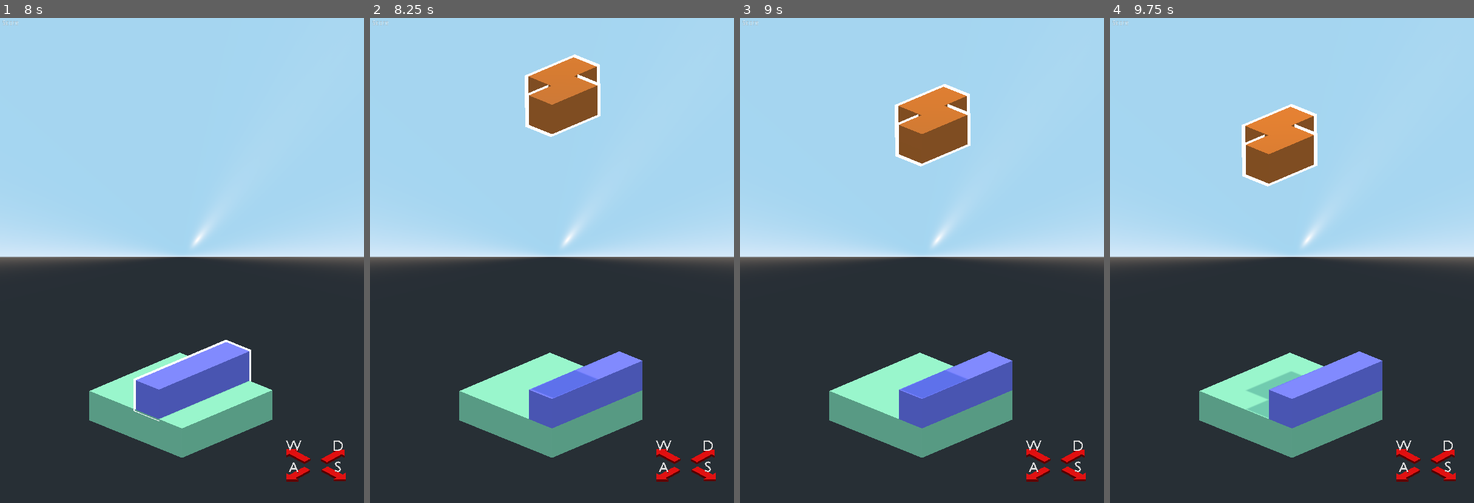
Above: before the commit, frames 1-4 (left to right).
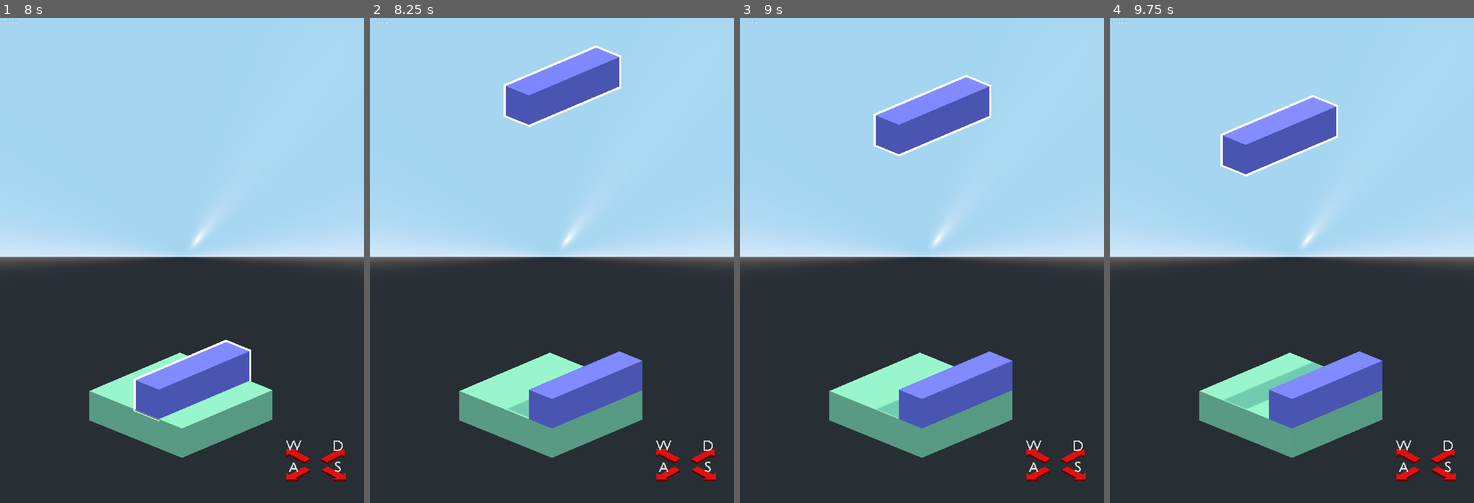
Above: after the commit, the same moments.

Repository: minifigmaster125/3DTetris
Game: Godot game, scene res://Main.tscn
Two runs of this game, one before a commit and one after it. Both use one fixed random seed, a clock stepped at 60 frames per second and the inputs below.
Inputs (mouse positions are in pixels of both pictures, inside the frame that each line leads up to):
- Up to frame 1 (8 s): tap Enter at 0.5, 2, 3.5 s; move the mouse to (262, 236) at 0.52 s; hold D (right) 0.53-1.28 s; tap Space at 1.25, 2.75, 4.25 s; move the mouse to (109, 284) at 1.27 s; hold S (down) 1.28-2.03 s; move the mouse to (218, 153) at 2.02 s; hold D (right) 2.03-2.78 s; move the mouse to (163, 357) at 2.77 s; hold W (up) 2.78-3.53 s; move the mouse to (291, 333) at 3.52 s; hold A (left) 3.53-5.03 s; move the mouse to (72, 187) at 4.27 s; move the mouse to (200, 260) at 5.02 s; hold S (down) 5.03-5.78 s; move the mouse to (127, 139) at 5.77 s; hold D (right) 5.78-6.53 s; move the mouse to (262, 236) at 6.52 s; hold W (up) 6.53-7.28 s; move the mouse to (109, 284) at 7.27 s; hold D (right) from 7.28 s (still down)
- Up to frame 2 (8.25 s): move the mouse to (588, 153) at 8.02 s; release D (right) at 8.03 s; hold S (down) from 8.03 s (still down)
- Up to frame 3 (9 s): move the mouse to (903, 357) at 8.77 s; release S (down) at 8.78 s; hold A (left) from 8.78 s (still down)
- Up to frame 4 (9.75 s): move the mouse to (1401, 333) at 9.52 s; release A (left) at 9.53 s; hold W (up) from 9.53 s (still down)

Frame 1 is identical in both runs. In frame 2, 4.4% of the frame differs, in the area x 36-69%, y 5-83%; in frame 3, 4.4%, in the area x 36-69%, y 11-83%; in frame 4, 4.3%.

Commit message:
fixed dropping pieces issue

Diff:
--- a/Main.tscn
+++ b/Main.tscn
@@ -19,6 +19,8 @@
 onready var cameraTween = $Pivot/Tween
 signal rotate_game(positive)
 var original_mat
+var pause = false
+var broken_pieces = {}
 
 func _ready() -> void:
 
@@ -52,13 +54,13 @@
 
 func spawn_new_block() -> void:
 	mode = 0
-	longStraight = longStraightScene.instance() if toggle else ZScene.instance()
+	longStraight = longStraightScene.instance() # if toggle else ZScene.instance()
 	toggle = not toggle
 	add_child(longStraight)
 	longStraight.transform.origin = Vector3(-length+1, height+1, -width)
 
 func _on_Timer_timeout() -> void:
-	if longStraight:
+	if longStraight and not pause:
 		if not is_set():
 			# 2 is important for the math of converting block origin to matrix position right now
 			longStraight.transform.origin.y -= 2
@@ -82,6 +84,8 @@
 		camera_rotate = 0
 	elif event.is_action_pressed(\"camera_left\") and not cameraTween.is_active():
 		camera_rotate = 1
+	elif event.is_action_pressed(\"pause\"):
+		pause = !pause
 	elif not event is InputEventMouseMotion:
 		match(mode):
 			1:
@@ -137,16 +141,40 @@
 	if planes.size() > 0:
 		print(\"CLEAR\")
 		free_planes(planes)
+		lower_broken_pieces()
 		lower_pieces(planes)
+		broken_pieces = {}
 		check_planes()
 
 func free_planes(planes: Array) -> void:
 	for y in planes:
 			for x in length:
 				for z in width:
+					if matrix[x][y][z] is CSGBox:
+						var piece = matrix[x][y][z].get_parent()
+						if y == planes.back() and not broken_pieces.has(piece):
+							for cube in piece.get_children():
+								if convert_origin_to_matrix(cube.global_transform.origin).y > y:
+									broken_pieces[piece] = 1
+									break;
+
 					matrix[y][x][z].queue_free()
 					matrix[y][x][z] = false
 	print_matrix()
+
+func lower_broken_pieces() -> void:
+	var processed = []
+	for piece in broken_pieces.keys():
+			if (not processed.has(piece)):
+				var drop_height = calc_piece_drop_height(piece)  # NEXT: ACTUALLY DROP PIECES
+				processed.append(piece)
+
+				for cube in piece.get_children():
+					var pos = convert_origin_to_matrix(cube.global_transform.origin)
+					matrix[pos.y][pos.x][pos.z] = false
+				piece.transform.origin.y -= drop_height * 2
+
+				record_set(piece)
 
 func lower_pieces(planes: Array) -> void:
 	var highest_plane = planes.back()
@@ -156,7 +184,7 @@
 			## SKIP IF ALREADY PROCESSED PIECE
 			if matrix[highest_plane+1][x][z] is CSGBox:
 				var piece : Piece = (matrix[highest_plane+1][x][z] as CSGBox).get_parent()
-				if (not processed.has(piece)):
+				if not broken_pieces.has(piece) and not processed.has(piece):
 					var drop_height = calc_piece_drop_height(piece)  # NEXT: ACTUALLY DROP PIECES
 					processed.append(piece)
 
--- a/project.godot
+++ b/project.godot
@@ -81,6 +81,11 @@
 "events": [ Object(InputEventKey,"resource_local_to_scene":false,"resource_name":"","device":0,"alt":false,"shift":false,"control":false,"meta":false,"command":false,"pressed":false,"scancode":16777231,"unicode":0,"echo":false,"script":null)
  ]
 }
+pause={
+"deadzone": 0.5,
+"events": [ Object(InputEventKey,"resource_local_to_scene":false,"resource_name":"","device":0,"alt":false,"shift":false,"control":false,"meta":false,"command":false,"pressed":false,"scancode":80,"unicode":0,"echo":false,"script":null)
+ ]
+}
 
 [network]
 
